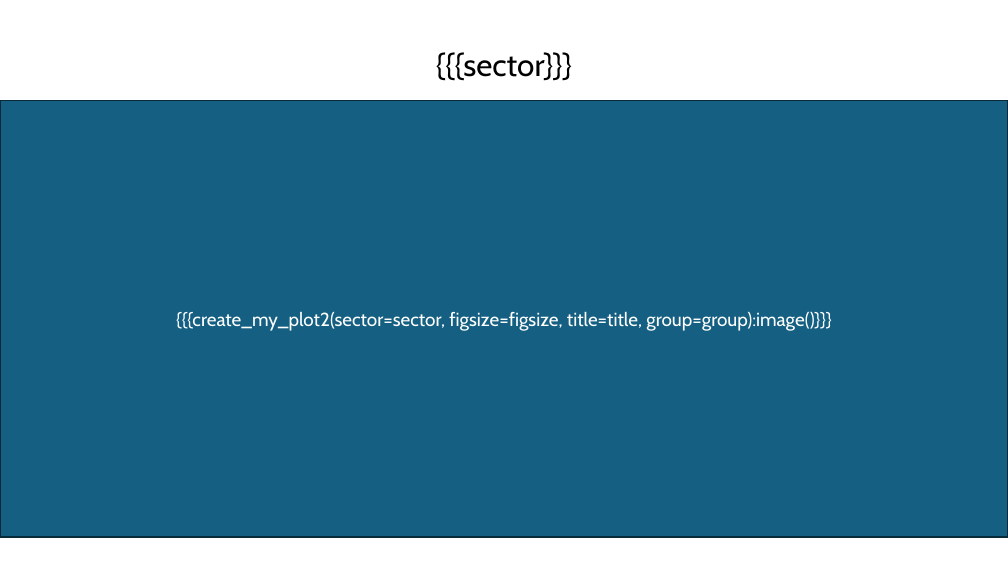
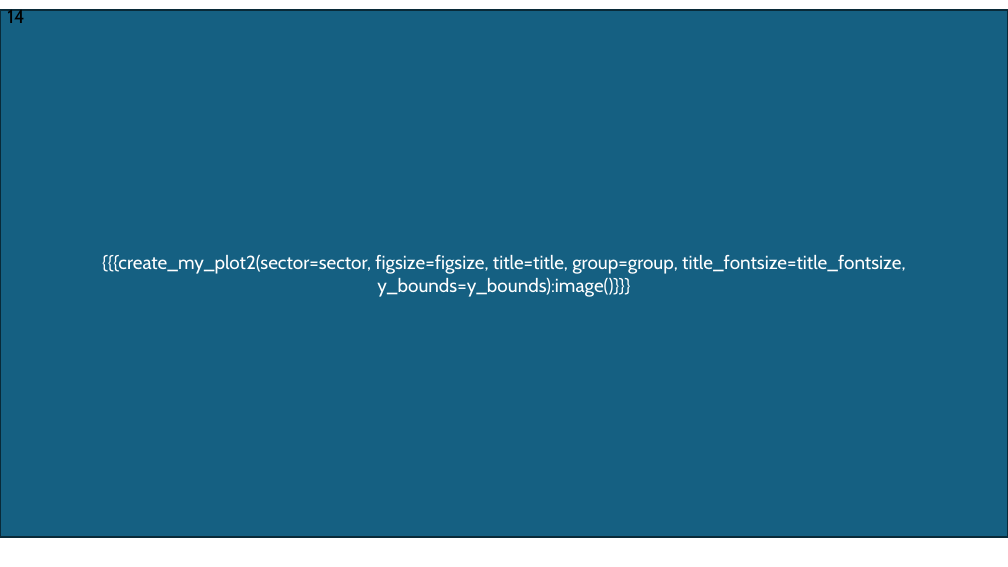
Before and after one commit to s21dlemanskiy/visualisation_kursach, a slide deck: slide 14 of Tamplate.pptx. Drawn at 1008x567 pixels with LibreOffice and Linux fonts; fonts in the diff are those of the drawing. Boxes give left, top, right and bottom in pixels: in the first picture for what was removed or moved away, otherwise in the second. Text is boxed around its words. In the diff, an @@ line names an element or a change of style, - is before the commit and + after.

```diff
--- a/Tamplate.pptx
+++ b/Tamplate.pptx
@@ rectangle "{{{create_my_plot2(sector=sector, figsize=figsize, title=tit ...": place and size @@
-rectangle "{{{create_my_plot2(sector=sector, figsize=figsize, title=tit ..." at box(0, 101, 1008, 537)
+rectangle "{{{create_my_plot2(sector=sector, figsize=figsize, title=tit ..." at box(0, 10, 1008, 537)
@@ text added at box(7, 7, 24, 23), 18 pt, text #000000 @@
+14
@@ title removed at box(436, 52, 572, 81) @@
-{{{sector}}}
@@ text in rectangle at box(102, 255, 905, 297): text changed @@
-{{{create_my_plot2(sector=sector, figsize=figsize, title=title, group=group):image()}}}
+{{{create_my_plot2(sector=sector, figsize=figsize, title=title, group=group, title_fontsize=title_fontsize, y_bounds=y_bounds):image()}}}
```
Also in this commit, not shown: 16 other slides changed, 1 slide added, 3 other files.
